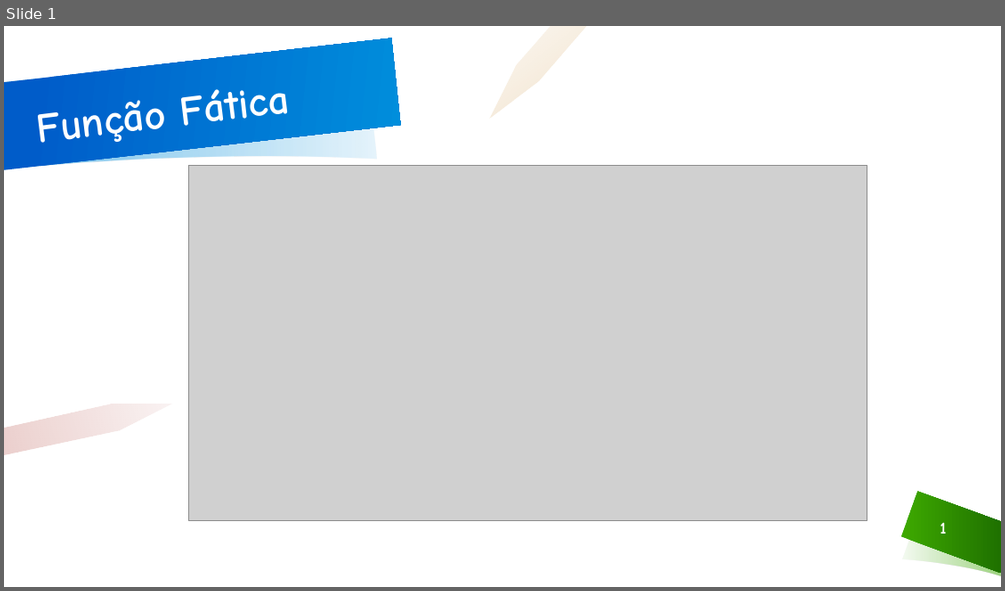
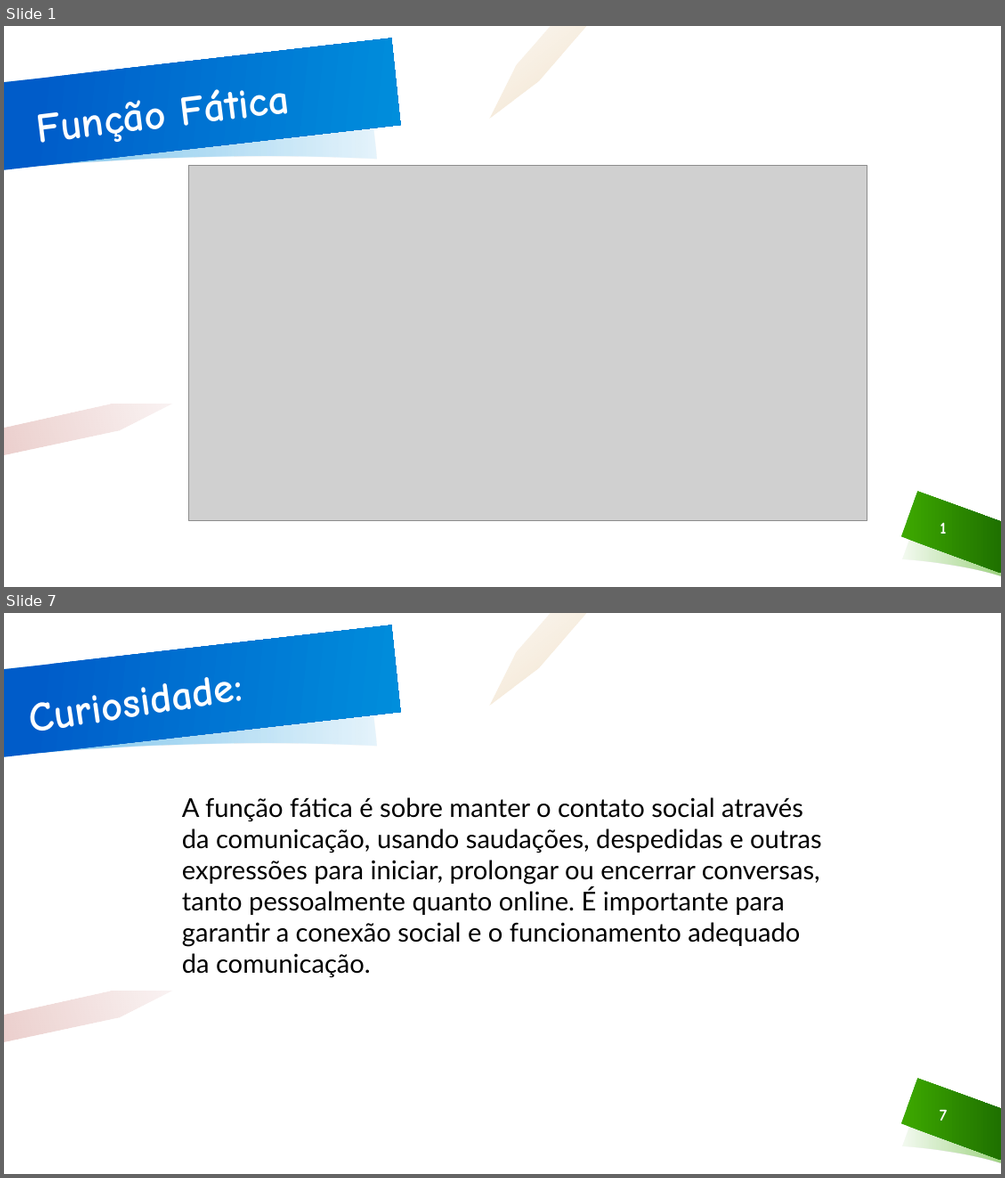
Before and after one commit to 1phantm1/SeminarioPT, a slide deck: funcaoFatica.pptx. Shown one above the other, each under a label of ours: slide 1 before the commit, slides 1 and 7 after it; the slides between them are not shown. The pictures are 1005x591 and 1005x1178 pixels, drawn with LibreOffice and Linux fonts; fonts in the diff are those of the drawing; grey boxes stand for pictures; background and template pictures are left out. Boxes give left, top, right and bottom in pixels: in the first picture for what was removed or moved away, otherwise in the second. Text is boxed around its words. In the diff, an @@ line names an element or a change of style, - is before the commit and + after.

```diff
--- a/funcaoFatica.pptx
+++ b/funcaoFatica.pptx
@@ slide 7 added at (x1=4, y1=613, x2=1001, y2=1174), background #FFFFFF; not listed: 6 template elements that a slide beside it also shows @@
@@ text added at (x1=17, y1=639, x2=356, y2=747), 40 pt, text #FFFFFF, bold @@
+Curiosidade:
@@ text added at (x1=182, y1=797, x2=822, y2=978), 25 pt, text #000000 @@
+A função fática é sobre manter o contato social através da comunicação, usando saudações, despedidas e outras expressões para iniciar, prolongar ou encerrar conversas, tanto pessoalmente quanto online. É importante para garantir a conexão social e o funcionamento adequado da comunicação.
@@ page number added at (x1=939, y1=1109, x2=947, y2=1120), 16 pt, text #FFFFFF, bold @@
+7
```
Also in this commit, not shown: 4 slides changed, 7 other slides added, 4 slides removed, 2 other files.
